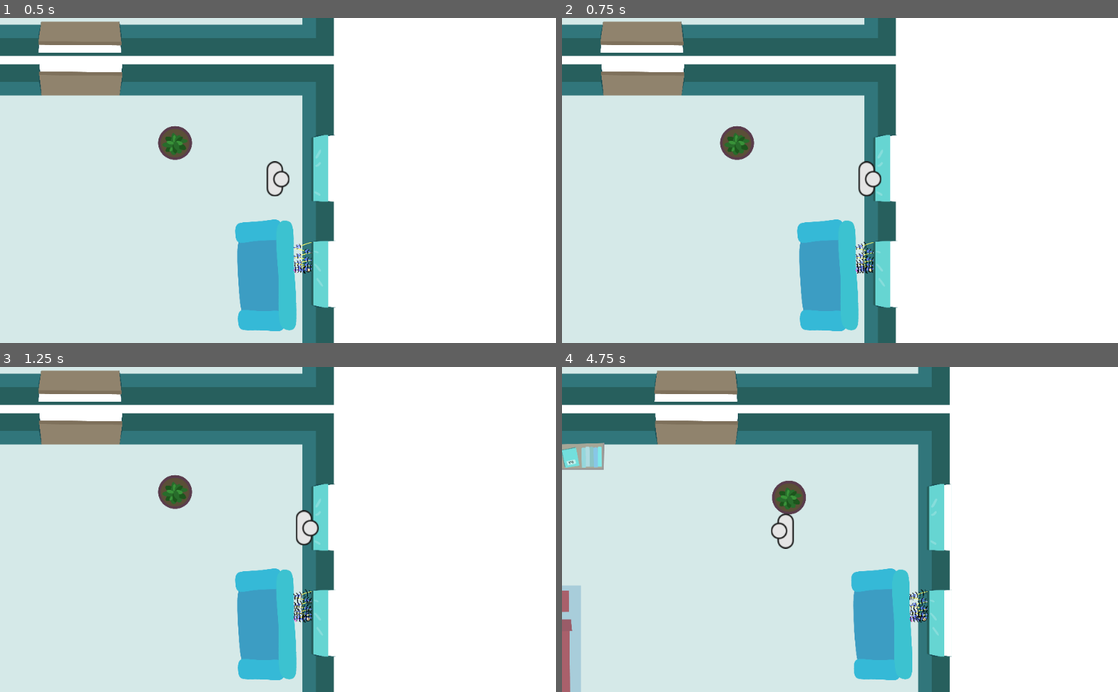
Above: before the commit, frames 1-4 (two rows, left to right).
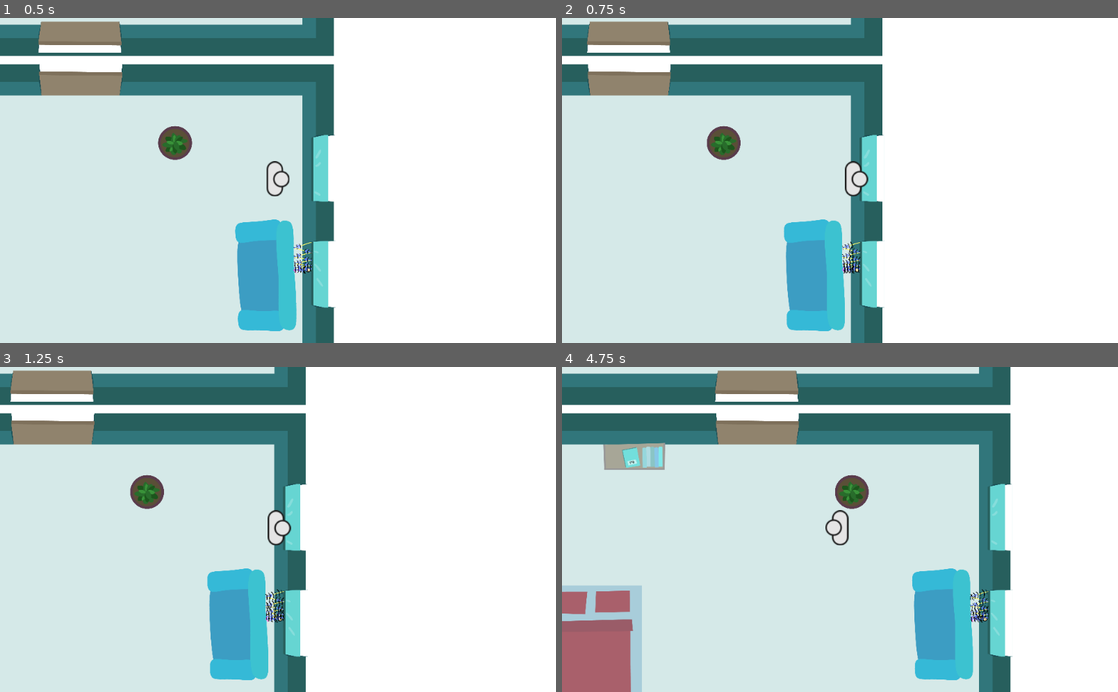
Above: after the commit, the same moments.

Repository: gingergenius/Spotify1962
Game: Godot game, scene res://scenes/levels/advanced_level.tscn
The game is run twice, just before and just after one commit, with the same random seed, the same clock (stepped at 60 frames per second) and the same inputs.
Inputs (mouse positions are in pixels of both pictures, inside the frame that each line leads up to):
- Up to frame 1 (0.5 s): no input
- Up to frame 2 (0.75 s): move the mouse to (962, 164) at 0.52 s; hold D (player_right) from 0.53 s (still down); hold Space (player_pull) from 0.53 s (still down); click (962, 164) at 0.67 s
- Up to frame 3 (1.25 s): keep holding D (player_right); keep holding Space (player_pull)
- Up to frame 4 (4.75 s): release D (player_right) at 1.25 s; release Space (player_pull) at 1.25 s; drag from (728, 545) to (812, 594) at 1.27 s; move the mouse to (895, 458) at 2.02 s; hold D (player_right) 2.03-2.75 s; hold Space (player_pull) 2.03-2.75 s; drag from (812, 594) to (673, 480) at 2.77 s; move the mouse to (1006, 578) at 3.52 s; hold A (player_left) 3.53-4.25 s; hold Space (player_pull) 3.53-4.25 s; drag from (673, 480) to (756, 448) at 4.27 s

Frame 1 is identical in both runs. In frame 2, 9.8% of the frame differs, in the area x 4-61%, y 0-100%; in frame 3, 15%; in frame 4, 30%, in the area x 0-81%, y 0-100%.

Commit message:
merge

Diff:
--- a/objects/furniture/aquarium_circle.tscn
+++ b/objects/furniture/aquarium_circle.tscn
@@ -11,7 +11,6 @@
 "Furniture",
 ]]
 
-editor/display_folded = true
 position = Vector2( 448.534, 241.819 )
 input_pickable = false
 collision_layer = 1
--- a/player.tscn
+++ b/player.tscn
@@ -1,13 +1,12 @@
-[gd_scene load_steps=4 format=2]
+[gd_scene load_steps=3 format=2]
 
 [ext_resource path="res://scripts/player.gd" type="Script" id=1]
 [ext_resource path="res://images/player.png" type="Texture" id=2]
-[ext_resource path="res://scripts/playerPullHelper.gd" type="Script" id=3]
 
 [node name="player" type="RigidBody2D"]
 
 input_pickable = false
-collision_layer = 2
+collision_layer = 1
 collision_mask = 1
 mode = 2
 mass = 1.0
@@ -25,9 +24,8 @@
 angular_velocity = 0.0
 angular_damp = -1.0
 script = ExtResource( 1 )
-_sections_unfolded = [ "Angular", "Collision", "Linear", "Transform" ]
+_sections_unfolded = [ "Transform" ]
 WALK_SPEED = 1500
-SNEAK_SPEED = 300
 
 [node name="Camera2D" type="Camera2D" parent="." index="0"]
 
@@ -41,7 +39,7 @@
 limit_right = 10000000
 limit_bottom = 10000000
 limit_smoothed = true
-drag_margin_h_enabled = true
+drag_margin_h_enabled = false
 drag_margin_v_enabled = true
 smoothing_enabled = true
 smoothing_speed = 5.0
@@ -66,10 +64,3 @@
 
 build_mode = 0
 polygon = PoolVector2Array( 32.4577, -50.371, 31.8274, -84.404, 12.2053, -110.055, -8.2713, -123.706, -46.3804, -122.569, -68.5634, -105.505, -83.352, -82.7533, -80.1234, 90.3368, -64.7558, 109.085, -41.0896, 123.838, -9.12485, 124.146, 15.4634, 104.168, 29.2943, 82.0383, 29.8935, 56.9558 )
-
-[node name="playerPullHelper" type="Node2D" parent="." index="3"]
-
-script = ExtResource( 3 )
-PULLING_DISTANCE = 500
-PULLING_SPEED = 1200
-SNEAK_PULLING_SPEED = 300
--- a/project.godot
+++ b/project.godot
@@ -13,6 +13,10 @@
 config/name="Spotify1962"
 run/main_scene="res://scenes/levels/advanced_level.tscn"
 config/icon="res://icon.png"
+
+[editor_plugins]
+
+enabled=PoolStringArray( "EventNode2D" )
 
 [input]
 
--- a/scenes/StefanTestScene.tscn
+++ b/scenes/StefanTestScene.tscn
@@ -6,27 +6,28 @@
 [ext_resource path="res://images/Fenster_oben_links.png" type="Texture" id=4]
 [ext_resource path="res://images/Fenster_oben_rechts.png" type="Texture" id=5]
 [ext_resource path="res://images/Türe.png" type="Texture" id=6]
-[ext_resource path="res://images/Fenster_rechteSeite_oben.png" type="Texture" id=7]
-[ext_resource path="res://images/Fenster_rechteSeite_unten.png" type="Texture" id=8]
-[ext_resource path="res://images/Bad/Badezimmer.png" type="Texture" id=9]
-[ext_resource path="res://objects/furniture/aquarium_rect.tscn" type="PackedScene" id=10]
-[ext_resource path="res://objects/furniture/aquarium_circle.tscn" type="PackedScene" id=11]
-[ext_resource path="res://objects/furniture/bookshelf.tscn" type="PackedScene" id=12]
-[ext_resource path="res://objects/furniture/couch.tscn" type="PackedScene" id=13]
-[ext_resource path="res://objects/furniture/doublebed.tscn" type="PackedScene" id=14]
-[ext_resource path="res://objects/furniture/trash_basket.tscn" type="PackedScene" id=15]
-[ext_resource path="res://objects/furniture/desk.tscn" type="PackedScene" id=16]
-[ext_resource path="res://objects/furniture/desk_chair.tscn" type="PackedScene" id=17]
-[ext_resource path="res://objects/furniture/chair.tscn" type="PackedScene" id=18]
-[ext_resource path="res://objects/furniture/bench.tscn" type="PackedScene" id=19]
-[ext_resource path="res://objects/furniture/chair2.tscn" type="PackedScene" id=20]
-[ext_resource path="res://objects/furniture/table_small.tscn" type="PackedScene" id=21]
-[ext_resource path="res://objects/furniture/table_big.tscn" type="PackedScene" id=22]
-[ext_resource path="res://objects/furniture/table_round.tscn" type="PackedScene" id=23]
-[ext_resource path="res://objects/furniture/newspaper_holder.tscn" type="PackedScene" id=24]
-[ext_resource path="res://objects/furniture/plant.tscn" type="PackedScene" id=25]
-[ext_resource path="res://player.tscn" type="PackedScene" id=26]
-[ext_resource path="res://objects/Caster.tscn" type="PackedScene" id=27]
+[ext_resource path="res://objects/Radio.tscn" type="PackedScene" id=7]
+[ext_resource path="res://images/Fenster_rechteSeite_oben.png" type="Texture" id=8]
+[ext_resource path="res://images/Fenster_rechteSeite_unten.png" type="Texture" id=9]
+[ext_resource path="res://images/Bad/Badezimmer.png" type="Texture" id=10]
+[ext_resource path="res://objects/furniture/aquarium_rect.tscn" type="PackedScene" id=11]
+[ext_resource path="res://objects/furniture/aquarium_circle.tscn" type="PackedScene" id=12]
+[ext_resource path="res://objects/furniture/bookshelf.tscn" type="PackedScene" id=13]
+[ext_resource path="res://objects/furniture/couch.tscn" type="PackedScene" id=14]
+[ext_resource path="res://objects/furniture/doublebed.tscn" type="PackedScene" id=15]
+[ext_resource path="res://objects/furniture/trash_basket.tscn" type="PackedScene" id=16]
+[ext_resource path="res://objects/furniture/desk.tscn" type="PackedScene" id=17]
+[ext_resource path="res://objects/furniture/desk_chair.tscn" type="PackedScene" id=18]
+[ext_resource path="res://objects/furniture/chair.tscn" type="PackedScene" id=19]
+[ext_resource path="res://objects/furniture/bench.tscn" type="PackedScene" id=20]
+[ext_resource path="res://objects/furniture/chair2.tscn" type="PackedScene" id=21]
+[ext_resource path="res://objects/furniture/table_small.tscn" type="PackedScene" id=22]
+[ext_resource path="res://objects/furniture/table_big.tscn" type="PackedScene" id=23]
+[ext_resource path="res://objects/furniture/table_round.tscn" type="PackedScene" id=24]
+[ext_resource path="res://objects/furniture/newspaper_holder.tscn" type="PackedScene" id=25]
+[ext_resource path="res://objects/furniture/plant.tscn" type="PackedScene" id=26]
+[ext_resource path="res://player.tscn" type="PackedScene" id=27]
+[ext_resource path="res://objects/Caster.tscn" type="PackedScene" id=28]
 
 [sub_resource type="RectangleShape2D" id=1]
 
@@ -232,10 +233,10 @@
 anchor_top = 0.0
 anchor_right = 1.0
 anchor_bottom = 1.0
-margin_left = 15.0
-margin_top = -2.0
-margin_right = 15.0
-margin_bottom = -2.0
+margin_left = 27.0
+margin_top = -14.0
+margin_right = 27.0
+margin_bottom = -14.0
 rect_pivot_offset = Vector2( 0, 0 )
 mouse_filter = 0
 mouse_default_cursor_shape = 0
@@ -311,13 +312,17 @@
 shape = SubResource( 1 )
 _sections_unfolded = [ "Transform" ]
 
+[node name="Radio" parent="rooms/room1" index="2" instance=ExtResource( 7 )]
+
+position = Vector2( 1880.21, 698.657 )
+
 [node name="room2" type="Node2D" parent="rooms" index="1"]
 
+editor/display_folded = true
 position = Vector2( 4252.76, 0.220581 )
 
 [node name="floor" type="NinePatchRect" parent="rooms/room2" index="0"]
 
-editor/display_folded = true
 anchor_left = 0.0
 anchor_top = 0.0
 anchor_right = 1.0
@@ -339,7 +344,6 @@
 
 [node name="windows" type="Control" parent="rooms/room2/floor" index="0"]
 
-editor/display_folded = true
 anchor_left = 0.0
 anchor_top = 0.0
 anchor_right = 1.0
@@ -459,7 +463,6 @@
 
 [node name="doors" type="Control" parent="rooms/room2/floor" index="1"]
 
-editor/display_folded = true
 anchor_left = 0.0
 anchor_top = 0.0
 anchor_right = 1.0
@@ -1311,84 +1314,85 @@
 
 [node name="furniture" type="Node2D" parent="." index="3"]
 
-[node name="aquarium_rect" parent="furniture" index="0" instance=ExtResource( 10 )]
+editor/display_folded = true
+
+[node name="aquarium_rect" parent="furniture" index="0" instance=ExtResource( 11 )]
 
 position = Vector2( 1392.52, 421.754 )
 
-[node name="aquarium_circle" parent="furniture" index="1" instance=ExtResource( 11 )]
-
-position = Vector2( 2718.41, 784.949 )
-
-[node name="bookshelf" parent="furniture" index="2" instance=ExtResource( 12 )]
-
-position = Vector2( 610.349, 1587.89 )
+[node name="aquarium_circle" parent="furniture" index="1" instance=ExtResource( 12 )]
+
+position = Vector2( 3463.84, 454.164 )
+
+[node name="bookshelf" parent="furniture" index="2" instance=ExtResource( 13 )]
+
+position = Vector2( 455.91, 1828.13 )
 rotation = 1.5708
 _sections_unfolded = [ "Angular", "Linear", "Transform" ]
 
-[node name="couch" parent="furniture" index="3" instance=ExtResource( 13 )]
+[node name="couch" parent="furniture" index="3" instance=ExtResource( 14 )]
 
 position = Vector2( 5055.06, 560.852 )
 
-[node name="doublebed" parent="furniture" index="4" instance=ExtResource( 14 )]
+[node name="doublebed" parent="furniture" index="4" instance=ExtResource( 15 )]
 
 position = Vector2( 5986.03, 709.295 )
 
-[node name="trash_basket" parent="furniture" index="5" instance=ExtResource( 15 )]
+[node name="trash_basket" parent="furniture" index="5" instance=ExtResource( 16 )]
 
 position = Vector2( 3801.29, 2396.71 )
 
-[node name="desk" parent="furniture" index="6" instance=ExtResource( 16 )]
+[node name="desk" parent="furniture" index="6" instance=ExtResource( 17 )]
 
 position = Vector2( 4881.98, 2103.69 )
 rotation = 0.0895868
 
-[node name="desk_chair" parent="furniture" index="7" instance=ExtResource( 17 )]
+[node name="desk_chair" parent="furniture" index="7" instance=ExtResource( 18 )]
 
 position = Vector2( 4862.96, 2380.06 )
 
-[node name="chair" parent="furniture" index="8" instance=ExtResource( 18 )]
-
-editor/display_folded = false
-position = Vector2( 3403.1, 1717.56 )
+[node name="chair" parent="furniture" index="8" instance=ExtResource( 19 )]
+
+position = Vector2( 3419.92, 1839.5 )
 rotation = 1.55408
 
-[node name="bench" parent="furniture/chair" index="2" instance=ExtResource( 19 )]
-
-position = Vector2( 67.2261, 783.127 )
-rotation = -1.55408
-
-[node name="chair2" parent="furniture" index="9" instance=ExtResource( 20 )]
+[node name="bench" parent="furniture" index="9" instance=ExtResource( 20 )]
+
+position = Vector2( 2349.63, 2155.08 )
+
+[node name="chair2" parent="furniture" index="10" instance=ExtResource( 21 )]
 
 position = Vector2( 5647.29, 2714.08 )
 
-[node name="table_small" parent="furniture" index="10" instance=ExtResource( 21 )]
+[node name="table_small" parent="furniture" index="11" instance=ExtResource( 22 )]
 
 position = Vector2( 6617.55, 1142.48 )
 
-[node name="table_big" parent="furniture" index="11" instance=ExtResource( 22 )]
-
-position = Vector2( 1623.87, 1832.78 )
-
-[node name="table_round" parent="furniture" index="12" instance=ExtResource( 23 )]
+[node name="table_big" parent="furniture" index="12" instance=ExtResource( 23 )]
+
+position = Vector2( 1459.44, 2030.11 )
+
+[node name="table_round" parent="furniture" index="13" instance=ExtResource( 24 )]
 
 position = Vector2( 5531.84, 3018.87 )
 
-[node name="newspaper_holder" parent="furniture" index="13" instance=ExtResource( 24 )]
-
-position = Vector2( 6473.6, 3557.9 )
-
-[node name="plant" parent="furniture" index="14" instance=ExtResource( 25 )]
-
-position = Vector2( 2370.13, 973.841 )
+[node name="newspaper_holder" parent="furniture" index="14" instance=ExtResource( 25 )]
+
+position = Vector2( 6695.89, 3515.56 )
+
+[node name="plant" parent="furniture" index="15" instance=ExtResource( 26 )]
+
+position = Vector2( 2980.45, 442.721 )
 
 [node name="furniture_builder_place" type="Node2D" parent="." index="4"]
 
 _sections_unfolded = [ "Transform", "Visibility" ]
 
-[node name="player" parent="." index="5" instance=ExtResource( 26 )]
+[node name="player" parent="." index="5" instance=ExtResource( 27 )]
 
 position = Vector2( 449.991, 969.698 )
 
-[node name="Caster" parent="." index="6" instance=ExtResource( 27 )]
+[node name="Caster" parent="." index="6" instance=ExtResource( 28 )]
 
 position = Vector2( 375.683, 1282.63 )
+rotation = -0.805299
Not shown: 8 places in scenes/StefanTestScene.tscn that only renumber resources
